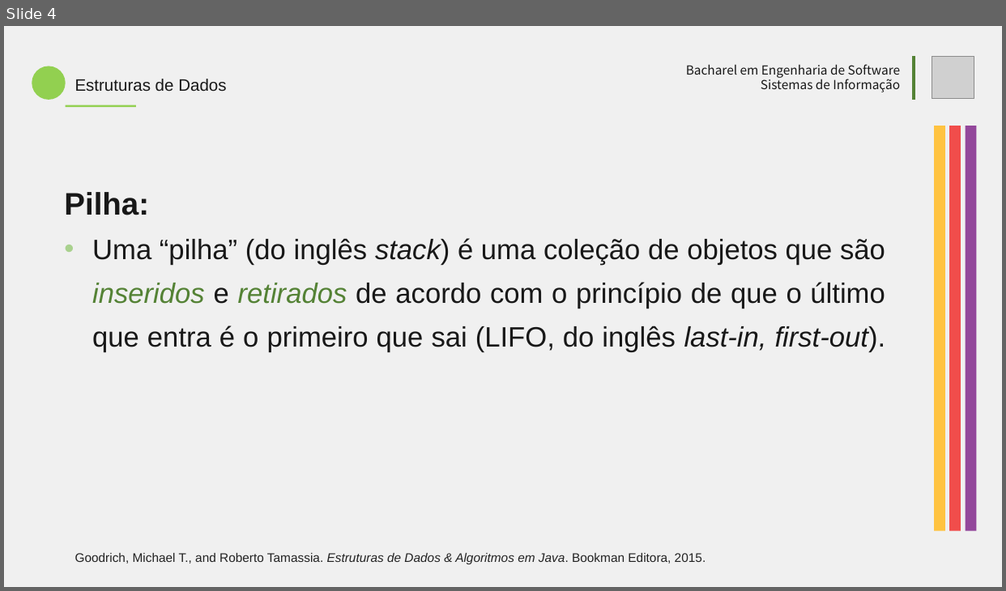
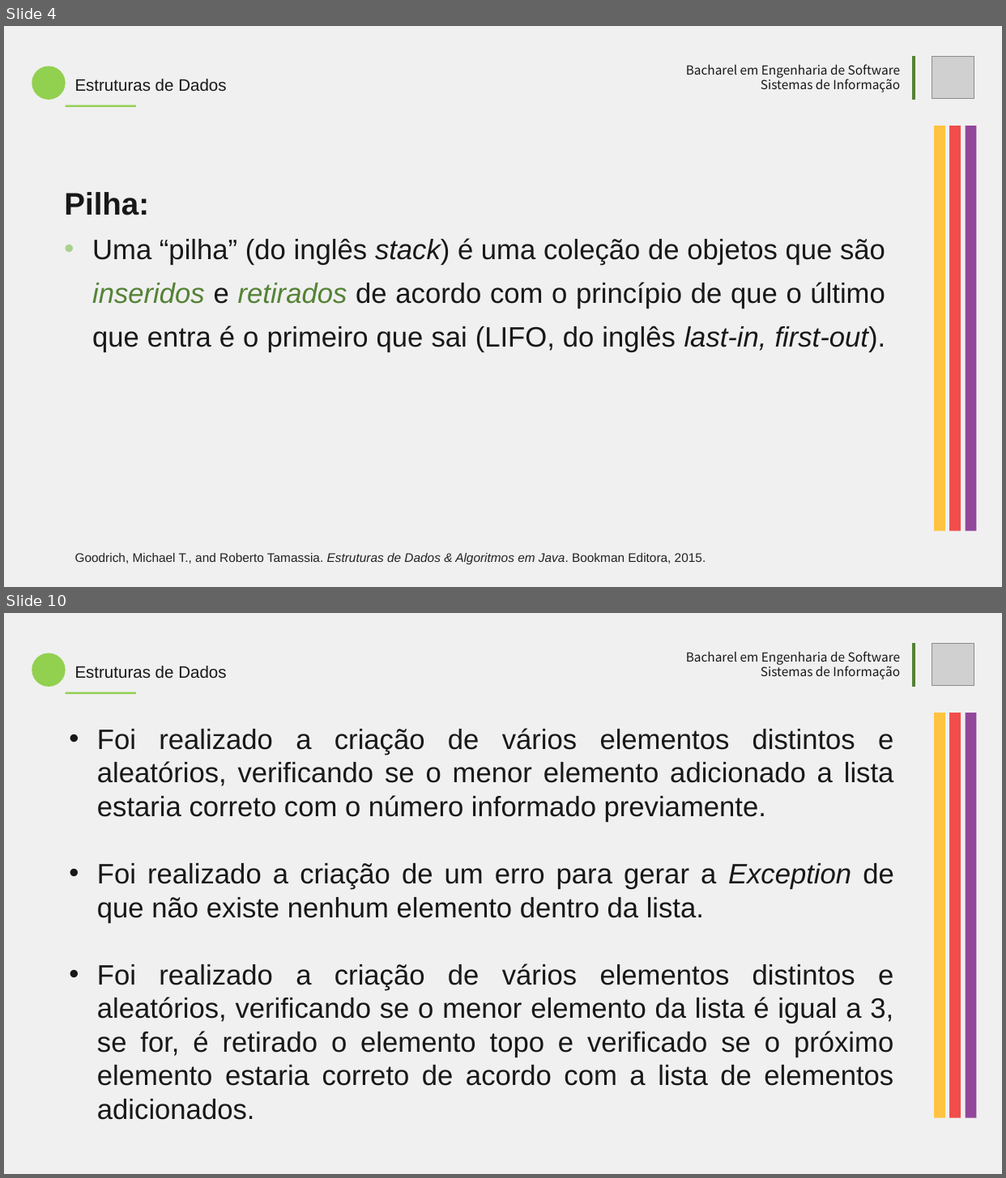
Before and after one commit to gabrielbusarello/stack-min-project, a slide deck: template-presentation-stack-min.pptx. Shown one above the other, each under a label of ours: slide 4 before the commit, slides 4 and 10 after it; the slides between them are not shown. The pictures are 1006x591 and 1006x1178 pixels, drawn with LibreOffice and Linux fonts; fonts in the diff are those of the drawing; grey boxes stand for pictures. Boxes give left, top, right and bottom in pixels: in the first picture for what was removed or moved away, otherwise in the second. Text is boxed around its words. In the diff, an @@ line names an element or a change of style, - is before the commit and + after.

Commit message:
Criação da apresentação e do doc

```diff
--- a/template-presentation-stack-min.pptx
+++ b/template-presentation-stack-min.pptx
@@ slide 10 added at box(4, 613, 1002, 1174), background #F0F0F0 @@
@@ ellipse added at box(32, 653, 66, 687), fill #92D050 @@
@@ text added at box(686, 651, 901, 679), 24 pt, text #181818 @@
+Bacharel em Engenharia de Software
+Sistemas de Informação
@@ line added from (914, 643) to (914, 687), #548235 5 pt @@
@@ picture added at box(931, 643, 974, 686) @@
@@ text added at box(75, 666, 226, 678), 32 pt, text #181818 @@
+Estruturas de Dados
@@ rectangle added at box(66, 692, 136, 694), fill #92D050 @@
@@ text added at box(97, 728, 894, 1120), 54 pt, text #181818 @@
+• Foi realizado a criação de vários elementos distintos e aleatórios, verificando se o menor elemento adicionado a lista estaria correto com o número informado previamente.
+• Foi realizado a criação de um erro para gerar a Exception de que não existe nenhum elemento dentro da lista.
+• Foi realizado a criação de vários elementos distintos e aleatórios, verificando se o menor elemento da lista é igual a 3, se for, é retirado o elemento topo e verificado se o próximo elemento estaria correto de acordo com a lista de elementos adicionados.
@@ rectangle added at box(934, 713, 945, 1118), fill #FFC341 @@
@@ rectangle added at box(949, 713, 961, 1118), fill #F14D4B @@
@@ rectangle added at box(965, 713, 977, 1118), fill #93479B @@
```
Also in this commit, not shown: 3 slides changed, 5 other slides added, 1 slide removed, 1 other file.
